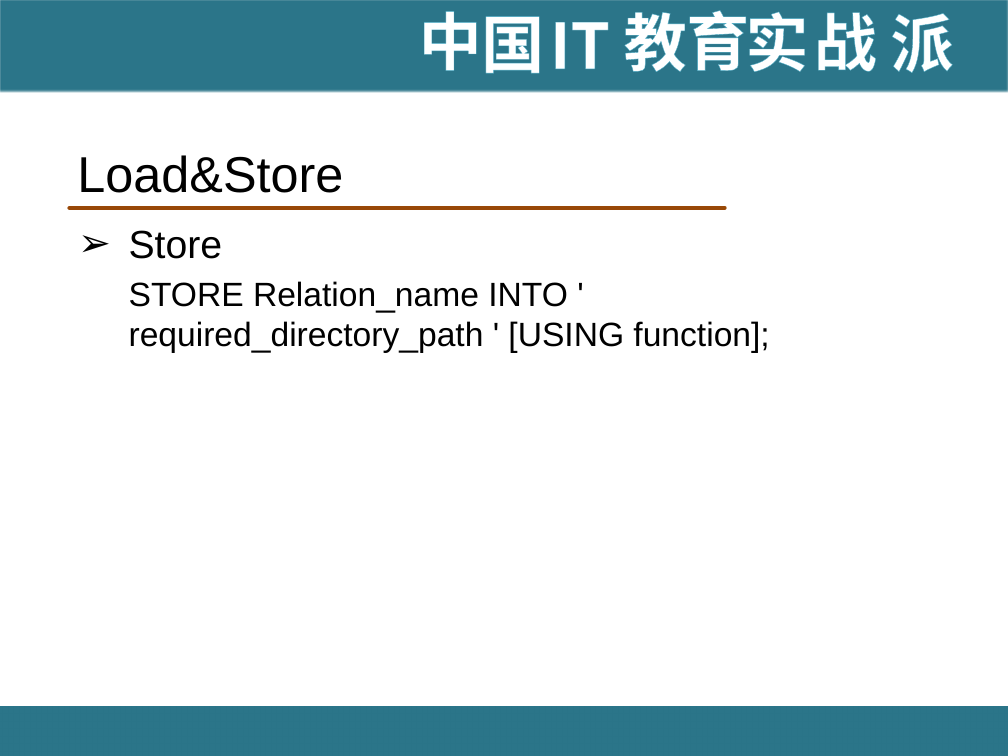
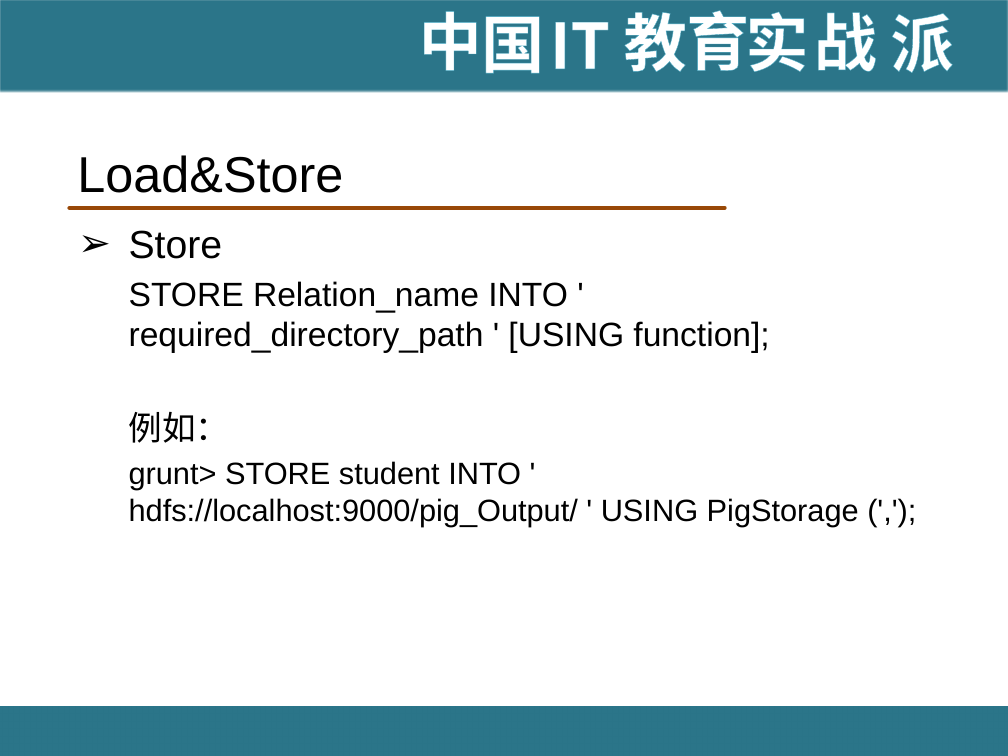
Before and after one commit to hanningxiao/BigData, a slide deck: slide 27 of [IT18掌www.it18zhang.com]Pig.pptx. Drawn at 1008x756 pixels with LibreOffice and Linux fonts; fonts in the diff are those of the drawing; background and template pictures are left out. Boxes give left, top, right and bottom in pixels: in the first picture for what was removed or moved away, otherwise in the second. Text is boxed around its words. In the diff, an @@ line names an element or a change of style, - is before the commit and + after.

```diff
--- a/[IT18掌www.it18zhang.com]Pig.pptx
+++ b/[IT18掌www.it18zhang.com]Pig.pptx
@@ text at box(129, 412, 859, 526): paragraphs added @@
+  例如：
+  grunt> STORE student INTO ' hdfs://localhost:9000/pig_Output/ ' USING PigStorage (',');
```
Also in this commit, not shown: 2 other slides changed, 27 slides added, 4 slides removed, 1 other file.
